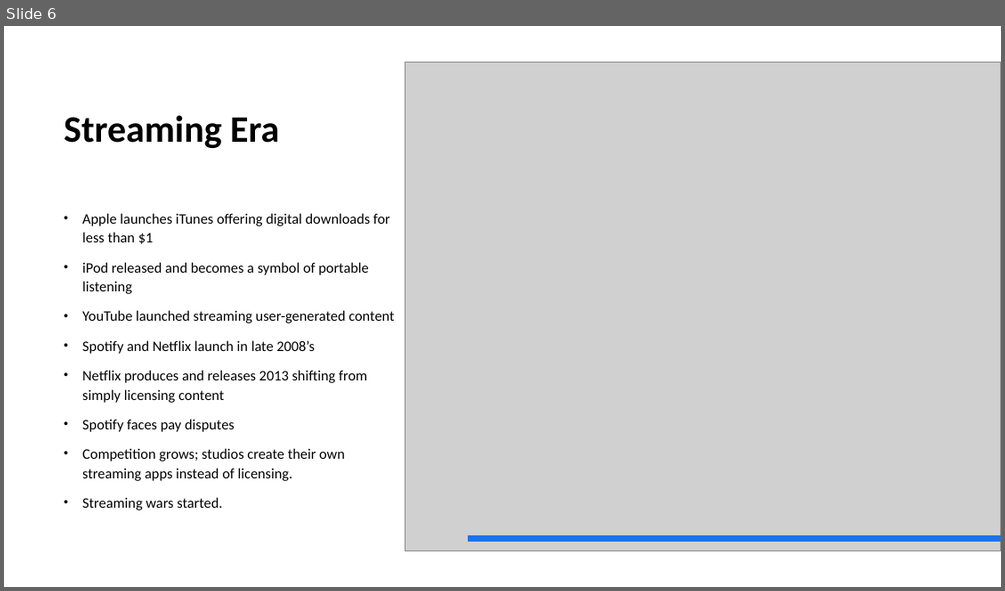
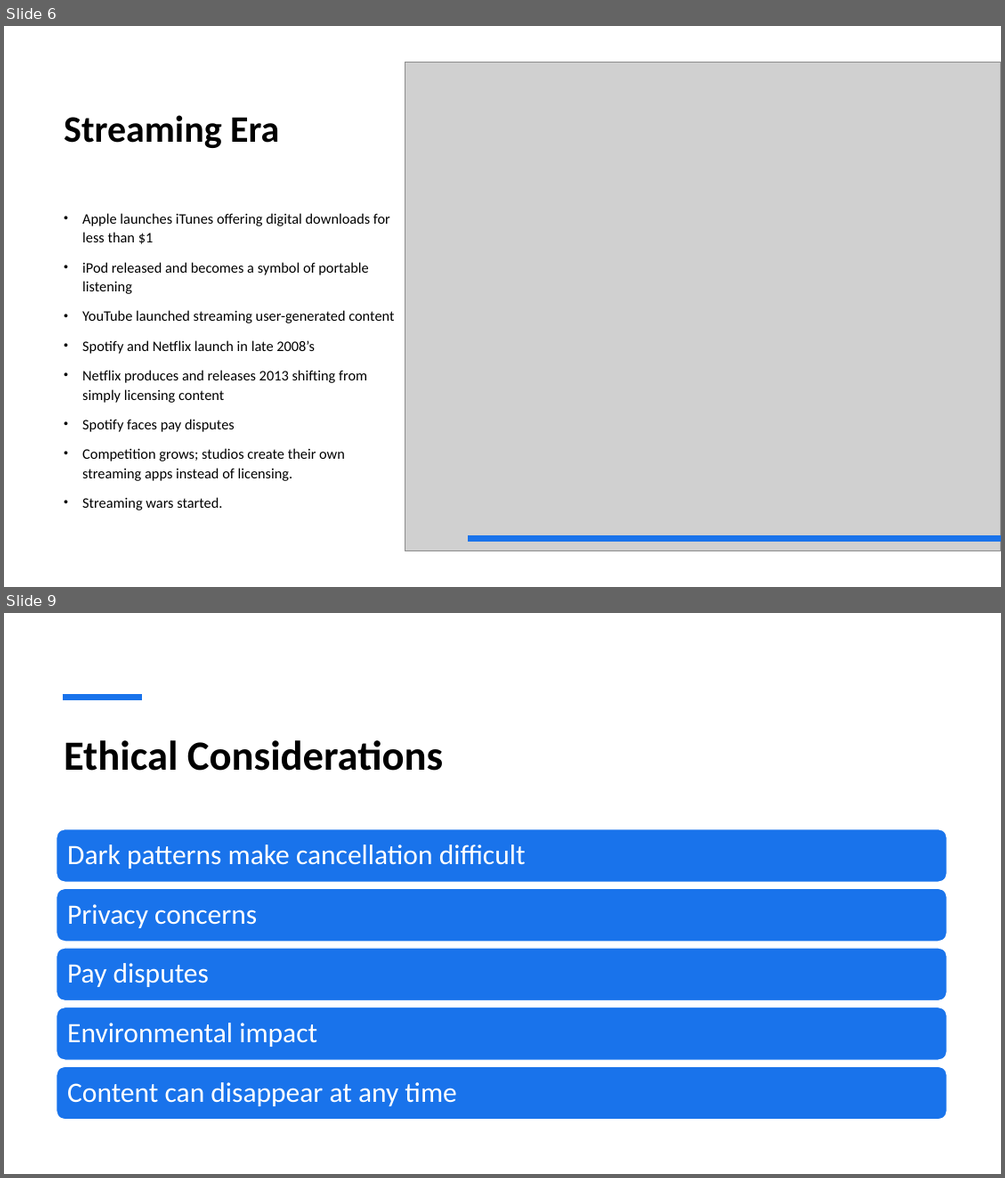
Before and after one commit to itscezary13/EnterpriseGroup15, a slide deck: NEC15.pptx. Shown one above the other, each under a label of ours: slide 6 before the commit, slides 6 and 9 after it; the slides between them are not shown. The pictures are 1005x591 and 1005x1178 pixels, drawn with LibreOffice and Linux fonts; fonts in the diff are those of the drawing; grey boxes stand for pictures. Boxes give left, top, right and bottom in pixels: in the first picture for what was removed or moved away, otherwise in the second. Text is boxed around its words. In the diff, an @@ line names an element or a change of style, - is before the commit and + after.

```diff
--- a/NEC15.pptx
+++ b/NEC15.pptx
@@ slide 9 added at box(4, 613, 1001, 1174), background #FFFFFF @@
@@ line added from (63, 698) to (142, 698), #1973EB 6 pt @@
@@ title added at box(64, 740, 443, 771), 40 pt, text #000000, bold @@
+Ethical Considerations
@@ group added at box(57, 829, 947, 1119): 5 rounded rectangles, 5 texts @@
+Dark patterns make cancellation difficult
+Privacy concerns
+Pay disputes
+Environmental impact
+Content can disappear at any time
```
Also in this commit, not shown: 3 other slides added, 1 other file.
